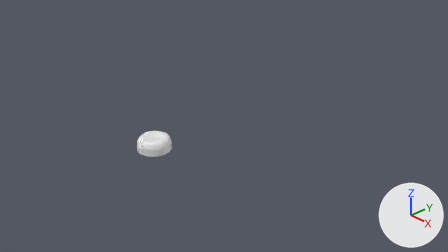
Before and after pictures for a commit that changed the Blender file Chair/Chair.blend.
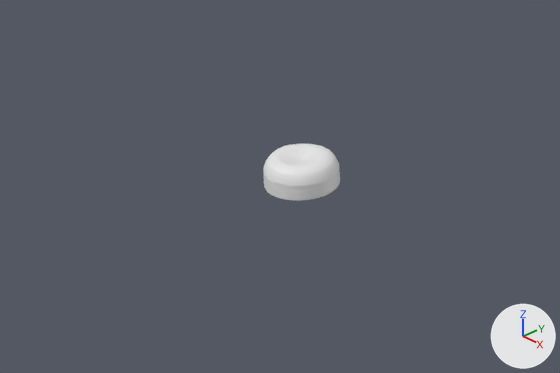
Old and new are each drawn from the file's camera 'Camera' and again close up on the part from 4% to 61% of the width and 26% to 93% of the height. Every picture has the same lights, and +X, +Y and +Z are marked at lower right.

In view in the first close-up: 'Seat'.
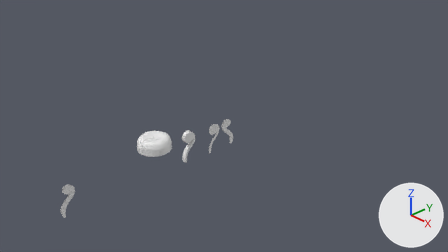
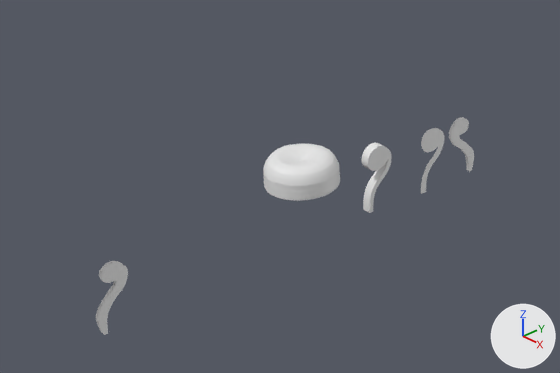
Edits to the bpy script that builds the scene:
```text
Add me_plane:
    me_plane.from_pydata(...)  # 128 vertices, 104 faces; spans x -2.83..3.01, y -8.94..2.31, z 0.09
    me_plane.polygons.foreach_set('use_smooth', [True] * 104)
Add me_beziercurve_001:
    me_beziercurve_001.from_pydata(...)  # 177 vertices, 150 faces; spans x 0.28..0.29, y -0.54..0.3, z -0.96..0.79
    me_beziercurve_001.polygons.foreach_set('use_smooth', [True] * 150)
Add me_beziercurve:
    me_beziercurve.from_pydata(...)  # 197 vertices, 166 faces; spans x 0.0..0.12, y -0.48..0.29, z -0.96..0.79
    me_beziercurve.polygons.foreach_set('use_smooth', [True] * 166)
Add ob_plane:
    ob_plane = bpy.data.objects.new('Plane', me_plane)
    ob_plane.location = (0.01, 0.091, -0.067)
    ob_plane.rotation_euler = (1.571, 0.0, 1.571)  # degrees (90, 0, 90)
    ob_plane.scale = (0.0471, 0.0471, 0.0471)
    _m = ob_plane.modifiers.new('Subdivision', 'SUBSURF')
    _m = ob_plane.modifiers.new('Mirror', 'MIRROR')
    _m.use_axis = (True, True, False)
    _m.mirror_object = ob_seat
Add ob_spare_leg:
    ob_spare_leg = bpy.data.objects.new('Spare leg', me_beziercurve_001)
    ob_spare_leg.location = (0.0, -0.279, -0.134)
    ob_spare_leg.scale = (0.318, 0.318, 0.318)
Add ob_leg:
    ob_leg = bpy.data.objects.new('Leg', me_beziercurve)
    ob_leg.location = (0.0, -0.801, -0.134)
    ob_leg.scale = (0.318, 0.318, 0.318)
    _m = ob_leg.modifiers.new('Mirror', 'MIRROR')
    _m.use_clip = True
```

Boxes [x1, y1, x2, y2] around the edits, measured in the close-ups (560 x 373 px):
'Plane', added
    after: [96, 117, 474, 335]
'Leg', added
    after: [362, 142, 391, 213]
'Spare leg', added
    after: [421, 128, 444, 194]
